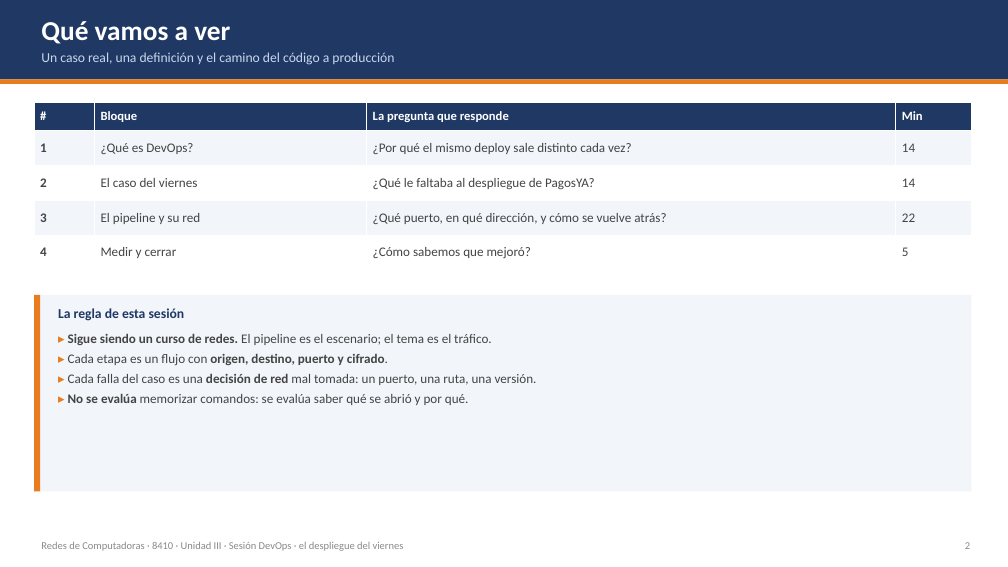
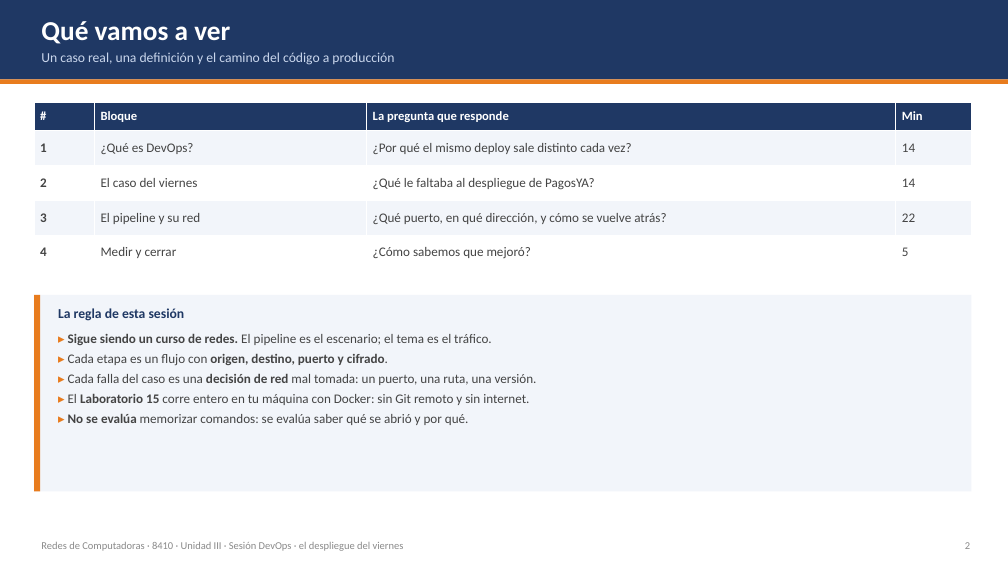
Before and after one commit to isacioutp/redes-de-computadoras-utp, a slide deck: slide 2 of Teoria-DevOps-Despliegue.pptx. Drawn at 1008x567 pixels with LibreOffice and Linux fonts; fonts in the diff are those of the drawing. Boxes give left, top, right and bottom in pixels: in the first picture for what was removed or moved away, otherwise in the second. Text is boxed around its words. In the diff, an @@ line names an element or a change of style, - is before the commit and + after.

Commit message:
Alinear la presentación con el Laboratorio 15 y hacerlo Docker-only
- Nueva diapositiva «El laboratorio, en tu máquina»: qué se ejecuta
  (Docker, registry, smoke, rollback) y qué es contexto (Git remoto,
  CI/CD, ciclo DevOps, DORA)
- El tag del laboratorio es v1/v2: no requiere Git ni internet
- Las 7 etapas y el mapa de flujos marcan Git remoto como contexto
- Rollback documentado con init:true (<1 s); DORA aclara que solo se
  cronometra el MTTR
- README del laboratorio: sección local vs. contexto y práctica sin Git
- CLASE-DEVOPS.md explica la variante Docker-only

```diff
--- a/Teoria-DevOps-Despliegue.pptx
+++ b/Teoria-DevOps-Despliegue.pptx
@@ text at (68,394,529,405): paragraph added @@
+▸ El Laboratorio 15 corre entero en tu máquina con Docker: sin Git remoto y sin internet.
```
Also in this commit, not shown: 8 other slides changed, 1 slide added, 6 other files.
